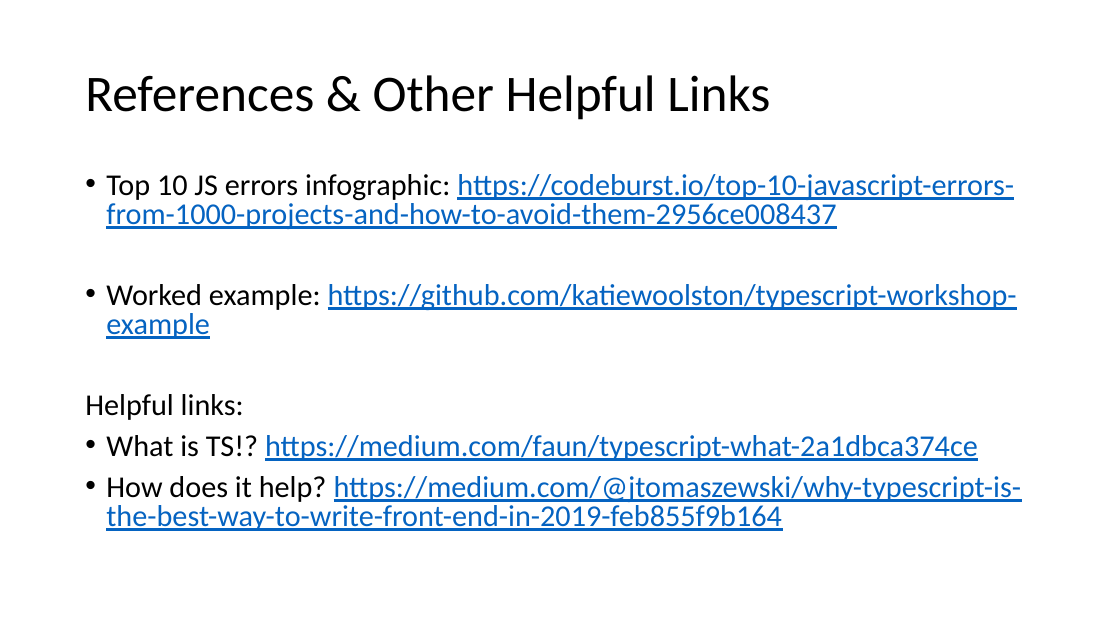
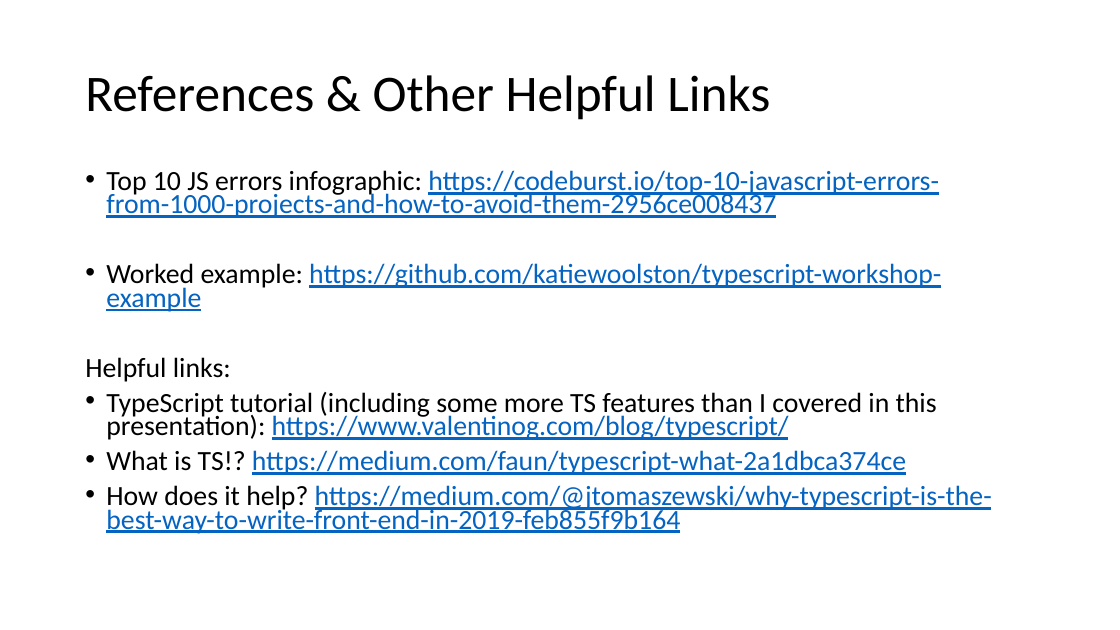
Before and after one commit to katiewoolston/typescript-workshop-example, a slide deck: slide 18 of typescript-workshop.pptx. Drawn at 1120x630 pixels with LibreOffice and Linux fonts; fonts in the diff are those of the drawing. Boxes give left, top, right and bottom in pixels: in the first picture for what was removed or moved away, otherwise in the second. Text is boxed around its words. In the diff, an @@ line names an element or a change of style, - is before the commit and + after.

```diff
--- a/typescript-workshop.pptx
+++ b/typescript-workshop.pptx
@@ text at [85,170,992,534]: size 25.9 to 23.8 pt in "Top 10 JS errors infographic: https://codeburst.io/top-10-ja ...", "Worked example: https://github.com/katiewoolston/typescript- ...", "Helpful links:", "What is TS!? https://medium.com/faun/typescript-what-2a1dbca ..." and 1 more places; line spacing 0.8 to 0.7 @@
@@ text at [106,392,937,440]: paragraph added @@
+• TypeScript tutorial (including some more TS features than I covered in this presentation): https://www.valentinog.com/blog/typescript/
```
Also in this commit, not shown: 3 other slides changed, 2 other files.
